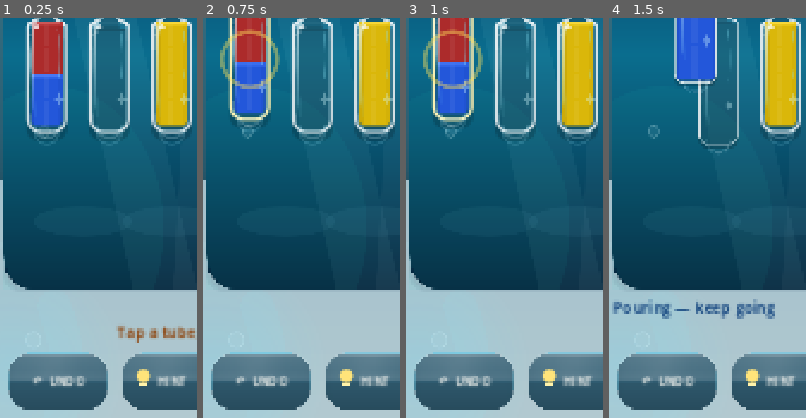
Above: before the commit, frames 1-4 (left to right).
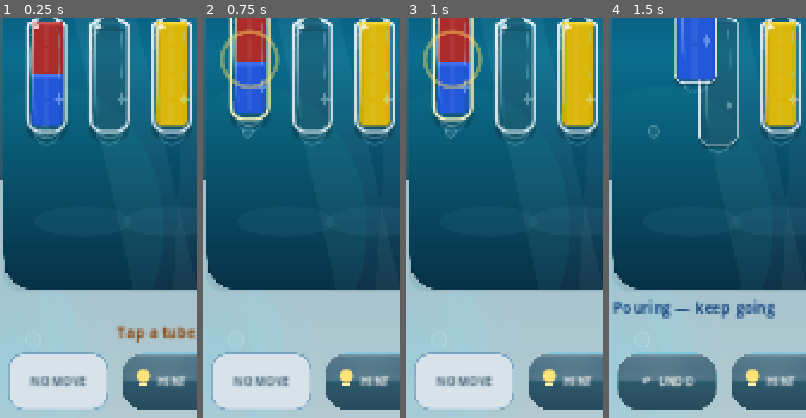
Above: after the commit, the same moments.

Repository: eghosa001/unjam
Game: Godot game, scene res://scenes/WaterSort.tscn
The game is run twice, just before and just after one commit, with the same random seed, the same clock (stepped at 60 frames per second) and the same inputs. This scene is started directly instead of the project's main scene.
Inputs (mouse positions are % of the whole screen's width and height, from its top left):
- Up to frame 1 (0.25 s): no input
- Up to frame 2 (0.75 s): click (17, 47) at 0.5 s
- Up to frame 3 (1 s): no input
- Up to frame 4 (1.5 s): click (33, 47) at 1.25 s
The pictures show only the part of the screen within x 5-55%, y 39-89%; the shares and areas given below are measured in that part.

The runs differ from the first frame. In frame 1, 6.8% of the frame differs, in the area x 4-55%, y 83-98%; in frame 2, 6.8%; in frame 3, 6.8%; in frame 4, nothing differs.

Commit message:
Make Water Sort Undo visibly unavailable before a move and in ranked Daily (#314)
* Show truthful Undo states in Water Sort campaign and ranked Daily mode

* Verify Water Undo transitions from no move to ready and ranked Daily disabled

Diff:
--- a/scripts/game/water_sort_casual.gd
+++ b/scripts/game/water_sort_casual.gd
@@ -342,6 +342,40 @@
 		move_label.text = "MOVES %d" % moves
 	if star_target_label != null:
 		star_target_label.text = "3★≤%d" % par_moves
+	_refresh_water_undo_action()
+
+func _refresh_water_undo_action() -> void:
+	var undo := find_child("WaterUndoAction",true,false) as Button
+	if undo == null:
+		return
+	# Ranked Daily has never permitted Undo; the UI must communicate the
+	# restriction rather than presenting an active-looking button that fails
+	# after a tap. An untouched campaign board also has nothing to reverse.
+	var mode := "daily" if daily_mode else ("finished" if completed else ("empty" if history.is_empty() else "ready"))
+	var theme_dark := _shell_dark_mode()
+	var visual_key := "%s:%s" % [mode,"dark" if theme_dark else "light"]
+	if String(undo.get_meta("unjam_water_undo_state","")) == visual_key:
+		return
+	undo.set_meta("unjam_water_undo_state",visual_key)
+	undo.disabled = mode != "ready"
+	if mode == "daily":
+		undo.text = "NO UNDO"
+		undo.accessibility_name = "Undo is disabled in ranked Daily challenges"
+	elif mode == "empty":
+		undo.text = "NO MOVE"
+		undo.accessibility_name = "Make a pour first; Undo becomes available afterwards"
+	elif mode == "finished":
+		undo.text = "FINISHED"
+		undo.accessibility_name = "Level completed; Undo is no longer available"
+	else:
+		undo.text = "↶  UNDO"
+		undo.accessibility_name = "Undo the previous pour"
+	undo.tooltip_text = undo.accessibility_name
+	if undo.disabled:
+		var base_fill := Color("#243747") if theme_dark else Color("#d7e3e9")
+		var ink := Color("#e2eff8") if theme_dark else Color("#365368")
+		undo.add_theme_stylebox_override("disabled",RefCanvas.solid_box(base_fill,16,Color("#6a9bbc",0.48),1))
+		undo.add_theme_color_override("font_disabled_color",ink)
 
 func _apply_tube_layout() -> void:
 	if board == null or not is_instance_valid(board):
@@ -468,6 +502,7 @@
 	_style_water_button(find_child("WaterRetryAction", true, false) as Button, dark)
 	_style_water_action(find_child("WaterUndoAction", true, false) as Button, dark)
 	_style_water_action(find_child("WaterHintAction", true, false) as Button, dark)
+	_refresh_water_undo_action()
 	var frame := find_child("WaterFrameBorder", true, false) as PanelContainer
 	if frame != null:
 		frame.add_theme_stylebox_override("panel", RefCanvas.solid_box(Color.TRANSPARENT, 34, Color("#4f6e7d") if dark else Color("#b8d1e0"), 1))
--- a/tests/validate_water_premium_visual_hierarchy.gd
+++ b/tests/validate_water_premium_visual_hierarchy.gd
@@ -79,6 +79,28 @@
 	if move_count.position.x + move_count.size.x > 283.0 or star_target.position.x + star_target.size.x > 354.0:
 		return _fail("Water move/star HUD can escape the audited info strip")
 
+	var undo := game.find_child("WaterUndoAction",true,false) as Button
+	if undo == null or not undo.disabled or undo.text != "NO MOVE":
+		return _fail("Opening Water board must make the empty Undo state obvious")
+	if not undo.has_theme_stylebox_override("disabled") or not undo.has_theme_color_override("font_disabled_color"):
+		return _fail("Water unavailable Undo button is too washed out")
+	if not undo.accessibility_name.contains("Make a pour first"):
+		return _fail("Water Undo empty state lacks an accessible explanation")
+	var history_ref: Array = game.get("history") as Array
+	history_ref.append({"tubes":[],"moves":0})
+	game.call("_refresh_water_undo_action")
+	if undo.disabled or undo.text != "↶  UNDO":
+		return _fail("Water Undo did not activate after the first reversible pour")
+	game.set("daily_mode",true)
+	game.call("_refresh_water_undo_action")
+	if not undo.disabled or undo.text != "NO UNDO" or not undo.accessibility_name.contains("Daily"):
+		return _fail("Water ranked Daily wrongly advertises an Undo action")
+	game.set("daily_mode",false)
+	history_ref.pop_back()
+	game.call("_refresh_water_undo_action")
+	if not undo.disabled or undo.text != "NO MOVE":
+		return _fail("Water Undo does not restore the empty-state hint after history clears")
+
 	game.queue_free()
 	await process_frame
 	print("Water Sort Figma visual hierarchy validated.")
